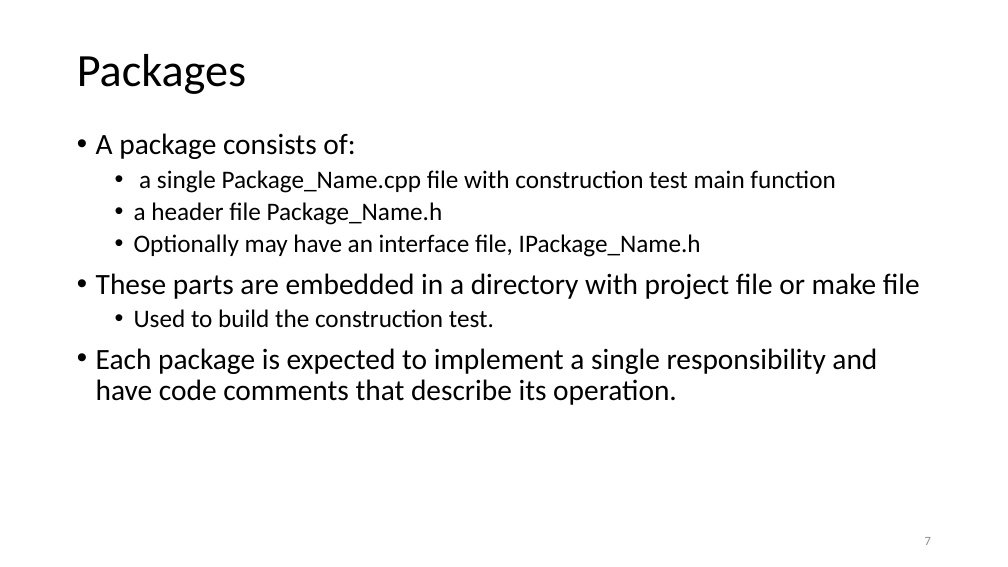
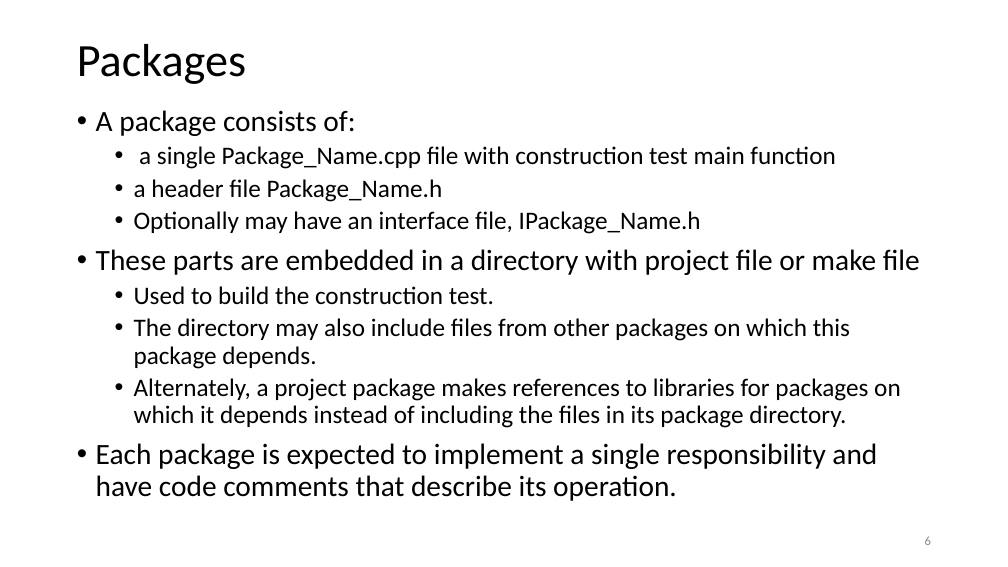
Before and after one commit to JimFawcett/JimFawcett.github.io, a slide deck: slide 6 of Resources/CppModels.pptx (slide 7 before the commit). Drawn at 1008x567 pixels with LibreOffice and Linux fonts; fonts in the diff are those of the drawing. Boxes give left, top, right and bottom in pixels: in the first picture for what was removed or moved away, otherwise in the second. Text is boxed around its words. In the diff, an @@ line names an element or a change of style, - is before the commit and + after.

```diff
--- a/Resources/CppModels.pptx
+++ b/Resources/CppModels.pptx
@@ title "Packages" moved from (x1=77, y1=54, x2=246, y2=94) to (x1=77, y1=44, x2=246, y2=84) @@
@@ text "A package consists of:" moved from (x1=96, y1=133, x2=920, y2=405) to (x1=96, y1=110, x2=920, y2=501) @@
@@ text at (x1=134, y1=318, x2=901, y2=428): paragraphs added @@
+  • The directory may also include files from other packages on which this package depends.
+  • Alternately, a project package makes references to libraries for packages on which it depends instead of including the files in its package directory.
@@ page number at (x1=925, y1=536, x2=931, y2=545): text changed @@
-7
+6
```
Also in this commit, not shown: 2 other slides changed, 1 slide added, 1 other file.
